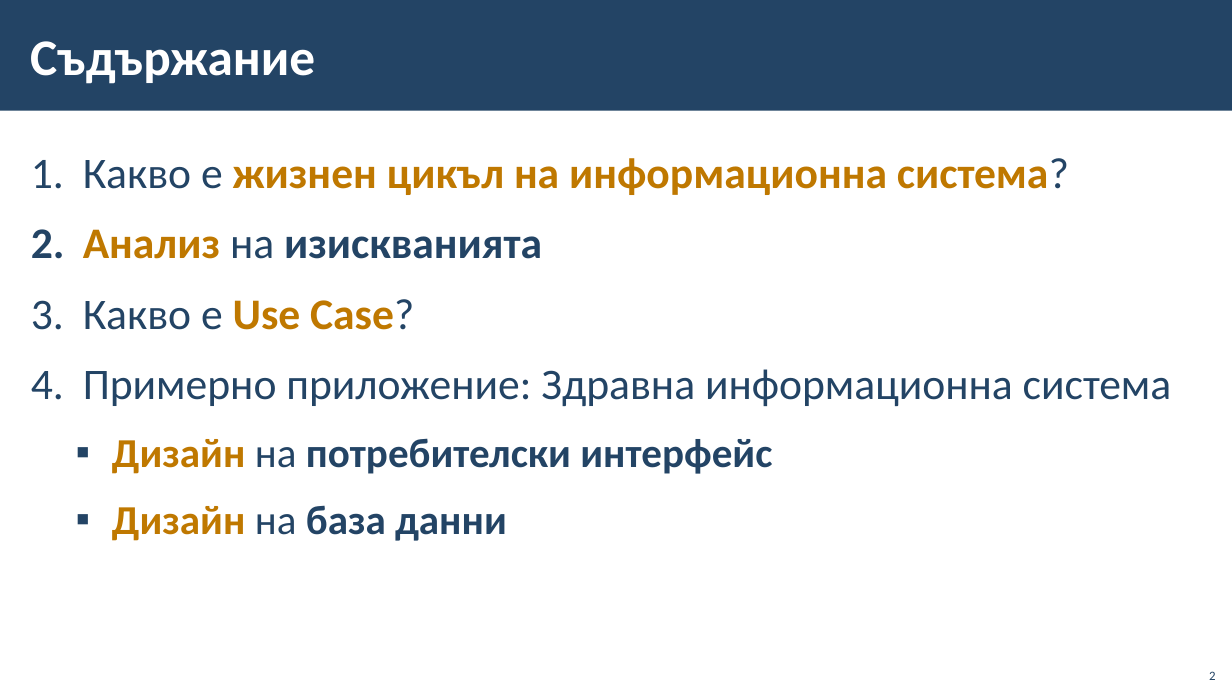
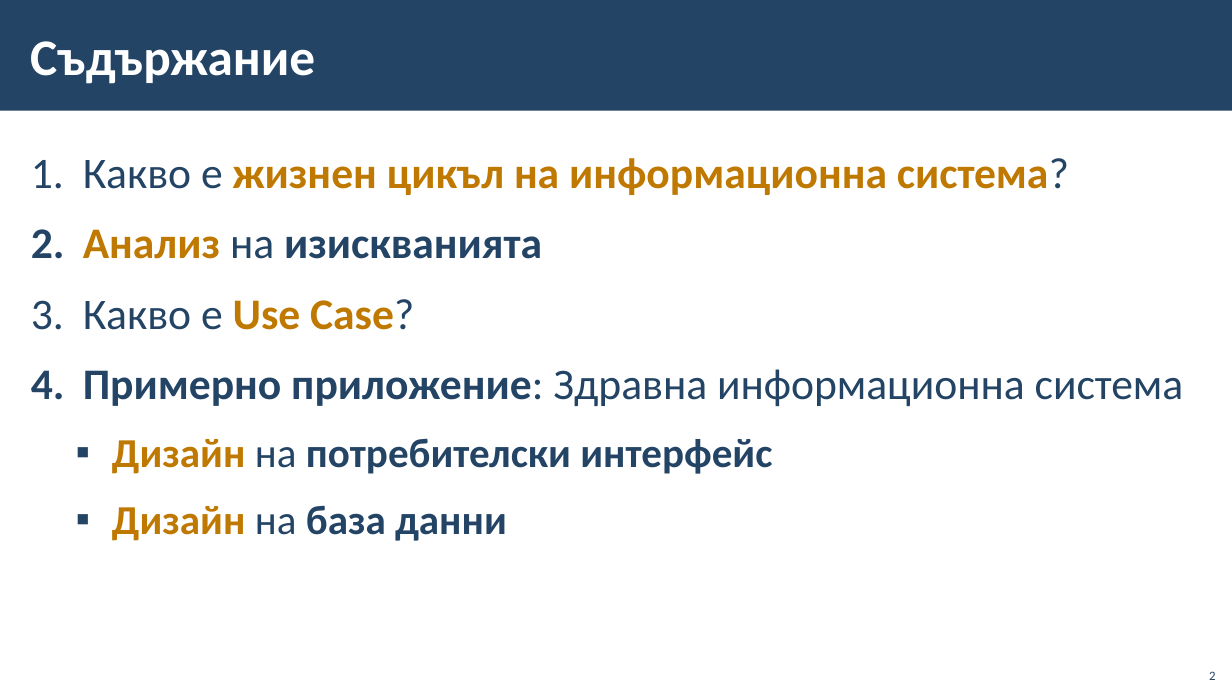
Before and after one commit to BG-IT-Edu/School-Programming, a slide deck: slide 2 of Courses/Software-Sciences/Module-4-Information-Systems-New/09-Lifecycle-of-Information-System/09-Lifecycle-of-Information-System.pptx. Drawn at 1232x693 pixels with LibreOffice and Linux fonts; fonts in the diff are those of the drawing; background and template pictures are left out. Boxes give left, top, right and bottom in pixels: in the first picture for what was removed or moved away, otherwise in the second. Text is boxed around its words. In the diff, an @@ line names an element or a change of style, - is before the commit and + after.

```diff
--- a/Courses/Software-Sciences/Module-4-Information-Systems-New/09-Lifecycle-of-Information-System/09-Lifecycle-of-Information-System.pptx
+++ b/Courses/Software-Sciences/Module-4-Information-Systems-New/09-Lifecycle-of-Information-System/09-Lifecycle-of-Information-System.pptx
@@ text at (x1=83, y1=369, x2=1184, y2=406): bold on in "Примерно приложение:" @@
```
